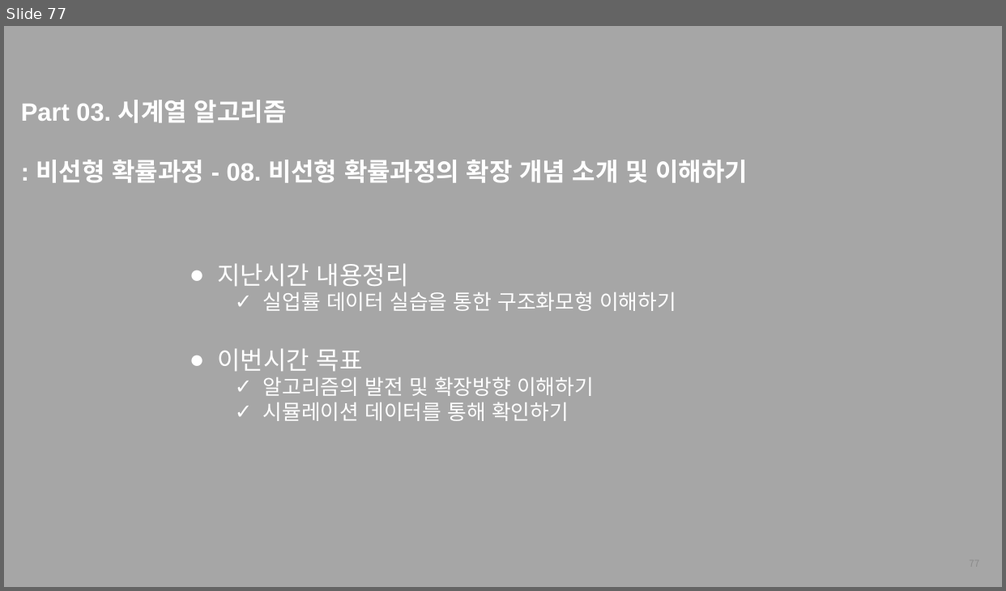
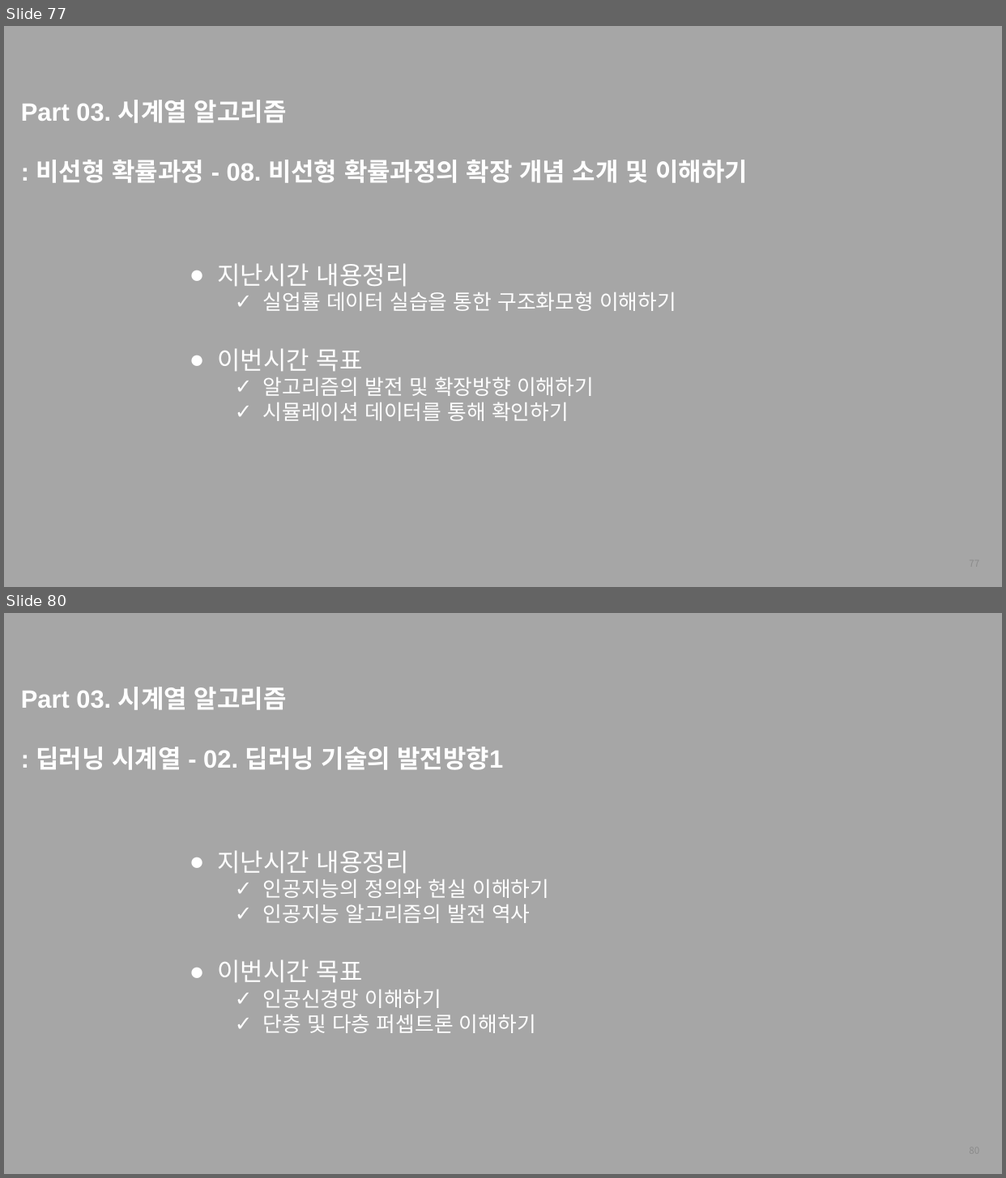
Before and after one commit to thekimk/All-About-Time-Series-Analysis, a slide deck: [FastCampus] 커리큘럼_김경원박사.pptx. Shown one above the other, each under a label of ours: slide 77 before the commit, slides 77 and 80 after it; the slides between them are not shown. The pictures are 1006x591 and 1006x1178 pixels, drawn with LibreOffice and Linux fonts; fonts in the diff are those of the drawing; background and template pictures are left out. Boxes give left, top, right and bottom in pixels: in the first picture for what was removed or moved away, otherwise in the second. Text is boxed around its words. In the diff, an @@ line names an element or a change of style, - is before the commit and + after.

```diff
--- a/[FastCampus] 커리큘럼_김경원박사.pptx
+++ b/[FastCampus] 커리큘럼_김경원박사.pptx
@@ slide 80 added at [4,613,1002,1174], background #A6A6A6 @@
@@ text added at [21,687,504,770], 24 pt, text #FFFFFF, bold @@
+Part 03. 시계열 알고리즘
+: 딥러닝 시계열 - 02. 딥러닝 기술의 발전방향1
@@ text added at [218,850,549,1033], 20 pt, text #FFFFFF @@
+● 지난시간 내용정리
+  ✓ 인공지능의 정의와 현실 이해하기
+  ✓ 인공지능 알고리즘의 발전 역사
+● 이번시간 목표
+  ✓ 인공신경망 이해하기
+  ✓ 단층 및 다층 퍼셉트론 이해하기
@@ page number added at [756,1136,988,1166], 9 pt, text #8C8C8C @@
+80
```
Also in this commit, not shown: 12 other slides added, 2 other files.
